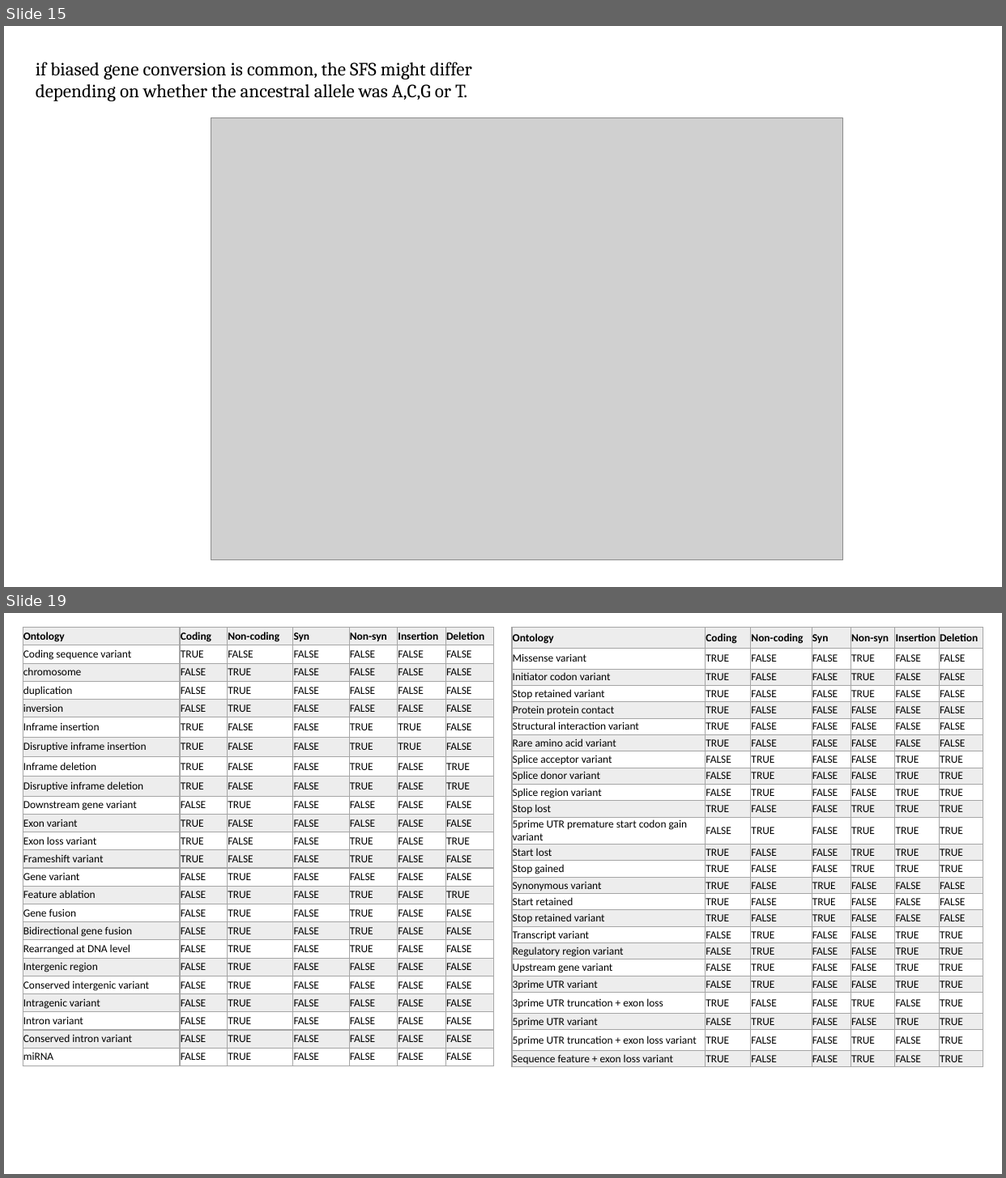
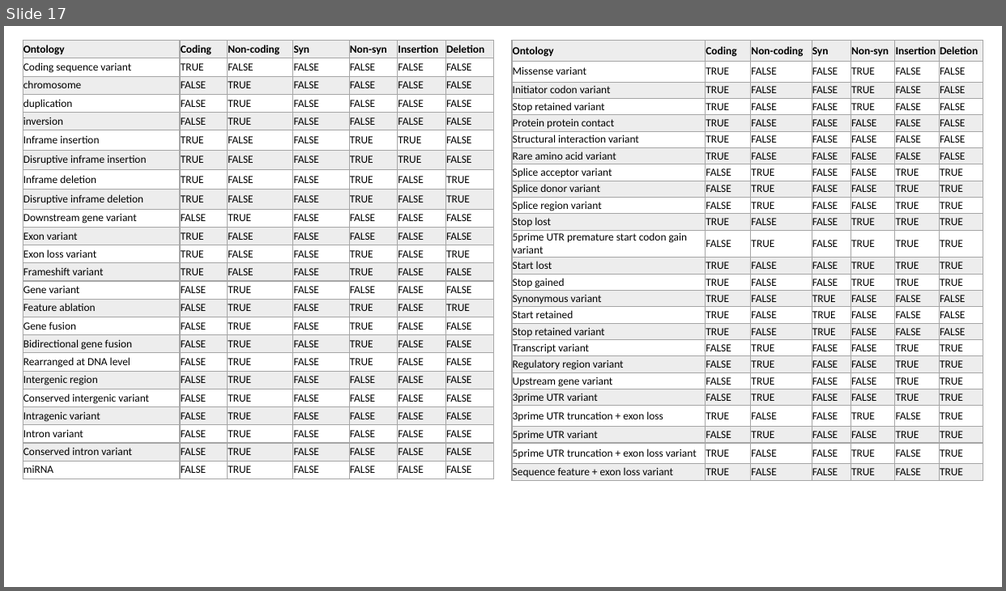
Before and after one commit to sam0per/Littorina_saxatilis_short_variants, a slide deck: short_genetic_variants/docs/short_indels_v05.pptx. Shown one above the other, each under a label of ours: slides 15 and 19 before the commit, slide 17 after it; the slides between them are not shown. The pictures are 1006x1178 and 1006x591 pixels, drawn with LibreOffice and Linux fonts; fonts in the diff are those of the drawing; grey boxes stand for pictures. Boxes give left, top, right and bottom in pixels: in the first picture for what was removed or moved away, otherwise in the second. Text is boxed around its words. In the diff, an @@ line names an element or a change of style, - is before the commit and + after.

```diff
--- a/short_genetic_variants/docs/short_indels_v05.pptx
+++ b/short_genetic_variants/docs/short_indels_v05.pptx
@@ slide 15 removed at (4, 26, 1002, 587), background #FFFFFF @@
@@ text removed at (36, 62, 472, 101) @@
-if biased gene conversion is common, the SFS might differ depending on whether the ancestral allele was A,C,G or T.
@@ picture removed at (211, 118, 843, 561) @@
@@ what was slide 19 is now slide 17 @@
```
Also in this commit, not shown: 2 slides changed, 11 slides added, 12 other slides removed, 8 other files.
